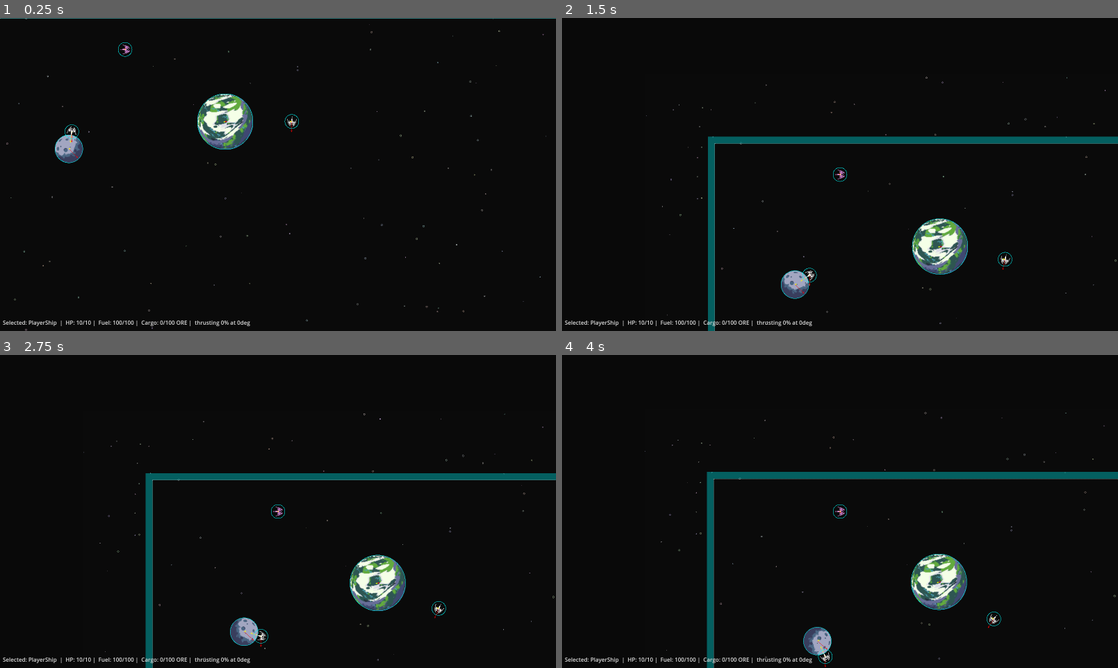
Above: before the commit, frames 1-4 (two rows, left to right).
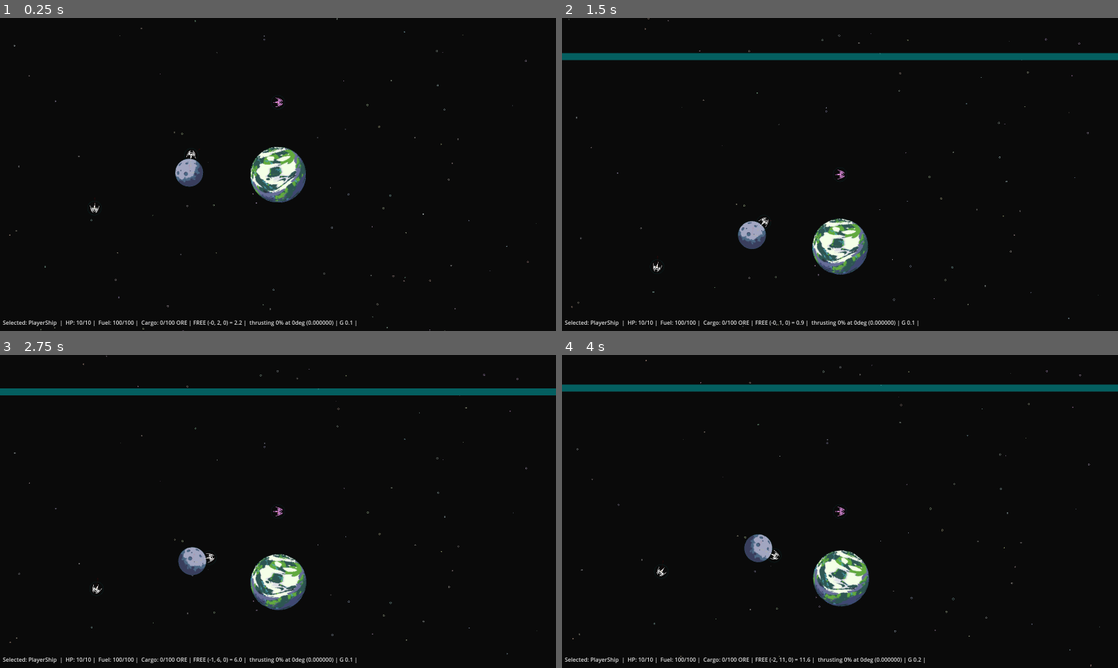
Above: after the commit, the same moments.

Repository: tdhsmith/flatstronauts
Game: Godot game, scene res://test_area.tscn
Two runs of this game, one before a commit and one after it. Both use one fixed random seed, a clock stepped at 60 frames per second and the inputs below.
Inputs (mouse positions are in pixels of both pictures, inside the frame that each line leads up to):
- Up to frame 1 (0.25 s): no input
- Up to frame 2 (1.5 s): move the mouse to (962, 158) at 0.52 s; hold D 0.53-1.25 s; hold Backspace (haltMovement) 0.53-1.25 s; tap 1 (cameraViewSelected) at 0.6 s; click (962, 158) at 0.67 s; drag from (728, 190) to (812, 237) at 1.27 s
- Up to frame 3 (2.75 s): move the mouse to (333, 442) at 2.02 s; hold D from 2.03 s (still down); hold Shift from 2.03 s (still down); tap 1 (cameraViewSelected) at 2.3 s
- Up to frame 4 (4 s): release D at 2.75 s; release Shift at 2.75 s; drag from (812, 574) to (673, 464) at 2.77 s; move the mouse to (1006, 558) at 3.52 s; hold Shift from 3.53 s (still down); tap 1 (cameraViewSelected) at 3.6 s

The runs differ from the first frame. In frame 1, 4.5% of the frame differs, in the area x 0-100%, y 0-100%; in frame 2, 9.2%; in frame 3, 8.8%; in frame 4, 9.2%.

Commit message:
Add basic collision framework

Diff:
--- /dev/null
+++ b/debris.gd
@@ -0,0 +1,40 @@
+@tool
+class_name Debris
+extends Body
+
+var pts: PackedVector2Array = []
+var base_color: Color = Color.WHEAT
+#var colors: PackedColorArray = []
+const CLOSE_LOOP: bool = true
+
+func _update_radius(r: float) -> void:
+	print("UPDATE R %f" % r)
+	#random_poly()
+	super._update_radius(r)
+
+func _ready() -> void:
+	random_poly()
+
+func random_poly():
+	pts = []
+	#colors = []
+	var count = randi_range(4,8)
+	for i in range(count):
+		var theta = randf_range(i*(2*PI/count), i*(2*PI/count + 1))
+		#var rad = randf_range(1, radius)
+		var vec = (Vector2.from_angle(theta) * radius)
+		pts.push_back(vec)
+		#colors.push_back(Color.WHITE)
+	if CLOSE_LOOP:
+		pts.push_back(pts[0])
+		#colors.push_back(colors[0])
+
+func apply_damage(_amt: float, _reason: String = "") -> void:
+	# no matter what, it just gets destroyed
+	explode()
+
+func _proces(_delta: float) -> void:
+	queue_redraw()
+
+func _draw() -> void:
+	draw_polyline(pts, base_color)
--- a/debug_visuals.gd
+++ b/debug_visuals.gd
@@ -17,6 +17,12 @@
 @export var playable_area: bool = true
 
 @export var body_radius: bool = true
+
+@export_range(0, 1) var opacity: float:
+	get():
+		return modulate.a
+	set(o):
+		modulate = Color(1, 1, 1, o)
 
 #@export_tool_button("Force Update") var update_fn = queue_redraw
 
@@ -40,7 +46,14 @@
 #func update_for_editor():
 	#queue_redraw()
 
+func _input(_event: InputEvent) -> void:
+	if Input.is_key_pressed(KEY_D):
+		print("toggling render")
+		rendering = !rendering
+
 func _draw() -> void:
+	if !rendering:
+		return
 	var physicsManager = PhysicsSimulator.find(self)
 	if physicsManager:
 		if physics_vectors || body_radius:
--- a/physics_body.gd
+++ b/physics_body.gd
@@ -55,8 +55,7 @@
 	return (s == PhysicsState.LANDED || s == PhysicsState.ATTACHED)
 static func state_has_collisions(s: PhysicsState) -> bool:
 	return s != PhysicsState.SCRIPTED
-static func body_exerts_gravity(b: Body) -> bool:
-	return Body.state_exerts_gravity(b.p_state)
+
 static func body_calculates_accel(b: Body) -> bool:
 	return Body.state_calculates_accel(b.p_state)
 static func body_moves_by_veloc(b: Body) -> bool:
@@ -65,25 +64,29 @@
 	return Body.state_requires_parent(b.p_state)
 static func body_has_collisions(b: Body) -> bool:
 	return Body.state_has_collisions(b.p_state)
+static func body_exerts_gravity(b: Body) -> bool:
+	return Body.state_exerts_gravity(b.p_state)
 
 # Whether child Sprite2D nodes are automatically rescaled to match this Body's
 # current radius
 @export var autoscale_sprites: bool = true
-@export_tool_button("Run Autoscale") var autoscaler_fn = update_child_sprites
+@export_tool_button("Run Autoscale") var autoscaler_fn = _update_child_sprites
 
 # The radius represents the bounding circle of an object, as well as the (half-)
 # side length of any auto-scaled sprites
 @export var radius: float = 20:
 	set(newRadius):
 		radius = newRadius
-		if autoscale_sprites:
-			update_child_sprites()
-		if collision is CircleShape2D:
-			_update_collision_circle()
+		_update_radius(newRadius)
 	get():
 		return radius
 
-func update_child_sprites() -> void:
+func _update_radius(_r: float) -> void:
+	if autoscale_sprites:
+		_update_child_sprites()
+	if collision is CircleShape2D:
+		_update_collision_circle()
+func _update_child_sprites() -> void:
 	for child in get_children():
 		if child is Sprite2D:
 			var targetScale = Vector2(2*radius, 2*radius) / child.texture.get_size()
@@ -95,13 +98,6 @@
 func _update_collision_circle() -> void:
 	(collision as CircleShape2D).radius = radius
 
-func apply_damage(_amt: float, _reason: String = "") -> void:
-	pass # children may use this
-
-func explode() -> void:
-	# TODO create bits
-	destroyed = true
-
 # A user-facing name for this body
 @export var label: String = "":
 	get():
@@ -109,29 +105,40 @@
 			return name
 		else:
 			return label
+
+
 # The current state of the body, see PhysicsState for details
 @export var p_state: PhysicsState = PhysicsState.FREE
-
-
-var destroyed: bool = false
-
 # helper to get the enum key for the current state, useful for debug output
 func get_state_label() -> String:
 	return PhysicsState.find_key(p_state)
-
-# The maximum tier of bodies that this Body can exert influence on
+# whether this object will still rotate while FIXED or SCRIPTED, useful
+# for the "anchor planet/star" in a system
+@export var allow_rotation_during_nonmove_state: bool = false
+
+# The maximum tier of bodies that this Body can exert influence on, IFF the
+# simulator's use_tiered_physics setting is on.
 @export var massTier: MassTier = MassTier.JUNK
 # The Body's mass, which scales all forces upon it
 @export_range(0, 10000, 1, "exp", "or_greater") var mass: float = 1
 # The Body's directional speed, where z is the rotation
 @export var velocity: Vector3 = Vector3.ZERO
-
+# The shape of this body's collisions. NOTE we are currently running collisions
+# ourselves since we eschewed too much of the physics engine to make RigidBody
+# etc work. We might want to go back though, we'll see.
 @export var collision: Shape2D = CircleShape2D.new()
 
 @export_group("Attachement & Orbits")
+# When this body is in an ATTACHED or LANDED state, this is a reference to the
+# body that it is attached *to* or landed *on*
 @export var parent_body: Body = null
+# When this body is in a STABLE_ORBIT, these numbers define "which" orbit and
+# position within it, which are then used to simulate its motion
 @export var stable_orbit_number: int = -1
 @export var stable_orbit_phase: float = 0
+
+func get_surface_accel_for (g: float) -> float:
+	return (g * mass) / (radius * radius)
 
 # The current gravity felt by this Body, with z being rotation (unused)
 var f_gravity: Vector3 = Vector3.ZERO
@@ -144,10 +151,24 @@
 	get():
 		return f_gravity + f_other + f_own
 
+var last_global_position: Vector2 = global_position
+
+# whether this body has been flagged for deletion
+var destroyed: bool = false
+
+func _ready() -> void:
+	add_to_group("bodies")
+
+func apply_damage(_amt: float, _reason: String = "") -> void:
+	pass # children may use this
+
+func explode() -> void:
+	print("exploding %s when |%v| = %.1f" % [label, velocity, velocity.length()])
+	destroyed = true
+
 # Helper function to recursively find all Bodies within this part of the node
 # ALERT this code has a double-counting bug in it, so I switched to a diff
 # implementation until it was needed (the root can use simpler code anyway)
-
 #static func get_child_bodies(base: Node, acc: Array[Body] = []) -> Array[Body]:
 	#var children: Array[Body] = [];
 	#for child in base.get_children():
@@ -171,9 +192,17 @@
 	if Body.state_calculates_accel(p_state):
 		#print("apply accel to %s in state %s" % [label, get_state_label()])
 		velocity += totalAccel
+	else:
+		var velocity_from_step = (global_position - last_global_position) / delta
+		velocity.x = velocity_from_step.x
+		velocity.y = velocity_from_step.y
+	last_global_position = global_position
 
 	if Body.state_moves_by_veloc(p_state):
 		# add velocity vector to position
 		position.x += velocity[0] * delta
 		position.y += velocity[1] * delta
 		rotation += (velocity[2] / 360)
+	else:
+		if allow_rotation_during_nonmove_state:
+			rotation += (velocity[2] / 360)
--- a/physics_simulator.gd
+++ b/physics_simulator.gd
@@ -83,25 +83,78 @@
 	# finally, run the shape collision detector
 	return a.collision.collide(a.global_transform, b.collision, b.global_transform)
 
-const LANDING_SPEED_MAX: float = 20
+func is_separating(a: Body, b: Body) -> bool:
+	if Body.body_requires_parent(a) && a.parent_body == b:
+		var a_accel_normal = v32(a.f_total).project(a.global_position - b.global_position) / a.mass
+		if a_accel_normal.length() > b.get_surface_accel_for(gravitational_constant):
+			return true
+	elif Body.body_requires_parent(b) && b.parent_body == a:
+		var b_accel_normal = v32(b.f_total).project(b.global_position - a.global_position) / b.mass
+		if b_accel_normal.length() > a.get_surface_accel_for(gravitational_constant):
+			return true
+	return false
+
+const LANDING_SPEED_MAX: float = 40
 func get_landing_speed_damage(speed: float) -> float:
 	if speed > LANDING_SPEED_MAX:
 		return speed - LANDING_SPEED_MAX
 	return 0
 
 func _handle_collision(a: Body, b: Body) -> void:
-	var relative_velocity = a.velocity - b.velocity
+	var bigger: Body
+	var smaller: Body
+	if a.massTier == b.massTier:
+		return
+	if a.massTier > b.massTier:
+		bigger = a
+		smaller = b
+	else:
+		bigger = b
+		smaller = a
+	var relative_velocity = v32(a.velocity - b.velocity)
+	var lift_angle = relative_velocity.angle_to(smaller.global_position - bigger.global_position)
 	var speed = relative_velocity.length()
+	print("collision had %.2f speed (%.2fr %.0fdeg)" % [speed,lift_angle, posmod(lift_angle * 180/PI, 360)])
+	if lift_angle < PI / 2 && lift_angle > -PI / 2:
+		#breakpoint
+		return
 	var collision_damage = get_landing_speed_damage(speed)
 	a.apply_damage(collision_damage)
 	b.apply_damage(collision_damage)
-
+	if a.massTier != b.massTier && speed < LANDING_SPEED_MAX:
+		if smaller.p_state == Body.PhysicsState.FREE:
+			_attach_to(smaller, bigger, Body.PhysicsState.LANDED)
+
+func _attach_to (child: Body, parent: Body, state: Body.PhysicsState) -> void:
+	child.p_state = state
+	child.parent_body = parent
+	var unrotated_pos = child.global_position - parent.global_position
+	child.position = unrotated_pos.rotated(-parent.global_rotation)
+	child.rotation = child.global_rotation - parent.global_rotation
+	child.get_parent().remove_child(child)
+	parent.add_child(child)
+
+func _detach (b1: Body, b2: Body, state: Body.PhysicsState) -> void:
+	var child = b1 if b1.parent_body == b2 else b2
+	var parent = b2 if b1.parent_body == b2 else b1
+	assert(Body.body_requires_parent(child))
+	assert(child.parent_body == parent)
+	child.p_state = state
+	child.parent_body = null
+	child.position = child.global_position
+	child.rotation = child.global_rotation
+	child.get_parent().remove_child(child)
+	container.add_child(child)
+
+static func _notnull (x: Variant) -> bool:
+	return x != null
 
 func _destroy_from_queue() -> void:
-	for i in range(bodies.size() - 1):
-		if bodies[i].destroyed:
-			bodies.remove_at(i)
+	for i in range(bodies.size()):
+		if !bodies[i] or bodies[i].destroyed:
 			bodies[i].queue_free()
+			bodies[i] = null
+	bodies = bodies.filter(PhysicsSimulator._notnull)
 
 func _physics_process(_delta: float) -> void:
 	# note that forces should not take delta into account, since they will be
@@ -126,6 +179,8 @@
 			var b2 = bodies[j]
 			if has_relevant_collision(b1, b2):
 				_handle_collision(b1, b2)
+			elif is_separating(b1, b2):
+				_detach(b1, b2, Body.PhysicsState.FREE)
 
 	# determine gravity between every pair of bodies
 	for i in range(bodies.size()):
@@ -149,6 +204,8 @@
 					apply_grav(b1, f, dir)
 					#print("%s exerting %2f N on %s (unilateral)" % [b2.name, f, b1.name])
 				else:
+					if b1.massTier == Body.MassTier.JUNK:
+						continue # don't gravitate junk to itself
 					#print("%s+%s exerting %2f N on each other at %2f ratio" % [b1.name, b2.name, f, same_tier_effect])
 					f *= same_tier_effect
 					apply_grav(b1, f, dir)
--- a/project.godot
+++ b/project.godot
@@ -26,9 +26,14 @@
 
 [editor]
 
-movie_writer/movie_file="E:/Godot/PROJECTS/export_0005.avi"
+movie_writer/movie_file="E:/Godot/PROJECTS/export_0006.avi"
 version_control/plugin_name="GitPlugin"
 version_control/autoload_on_startup=true
+
+[global_group]
+
+bodies=""
+ships=""
 
 [input]
 
--- a/selected_data_label.gd
+++ b/selected_data_label.gd
@@ -3,18 +3,26 @@
 extends Label
 
 const NONE_SELECTED_MSG: String = "Selected: NO SHIP"
+const PREFER_SHOW_PARENT_LINK: bool = false
+
+func move_state(s: Ship) -> String:
+	if PREFER_SHOW_PARENT_LINK && (Body.body_requires_parent(s)):
+		return "%s to %s" % [s.get_state_label(), s.parent_body.label]
+	return "%s %.0v = %.1f" % [s.get_state_label(), s.velocity, s.velocity.length()]
 
 func thrust_descriptor(s: Ship) -> String:
 	var angle = Vector2(s.f_own.x, s.f_own.y).angle()
 	if s.thrust_ratio == 0:
 		angle = s.rotation
-	return " thrusting %.0f%% at %.0fdeg" % [
+	return " thrusting %.0f%% at %.0fdeg (%1f) | G %.1f |" % [
 		s.thrust_ratio * 100,
-		angle * 180 / PI
+		angle * 180 / PI,
+		s.f_own.length(),
+		s.f_gravity.length()
 	]
 
 func build_text(s: Ship) -> String:
-	return "Selected: %s  |  HP: %.0f/%.0f |  Fuel: %.0f/%.0f |  Cargo: %.0f/%.0f %s | %s" % [
+	return "Selected: %s  |  HP: %.0f/%.0f |  Fuel: %.0f/%.0f |  Cargo: %.0f/%.0f %s | %s | %s" % [
 		s.label,
 		s.current_health,
 		s.max_health,
@@ -23,6 +31,7 @@
 		s.cargo.amount,
 		s.cargo.capacity,
 		s.cargo.cTypeLabel,
+		move_state(s),
 		thrust_descriptor(s)
 	]
 
--- a/ship.gd
+++ b/ship.gd
@@ -35,27 +35,44 @@
 		current_fuel = max_fuel
 	fuel = Cargo.new(Cargo.CargoType.FUEL, max_fuel, current_fuel)
 
+func _ready() -> void:
+	add_to_group("ships")
+
 var thrust_ratio: float = 0 # 0.0 to 1.0
 var angular_thrust_ratio: float = 0  # -1.0 to 1.0
 
 func apply_damage(amt: float, reason: String = "") -> void:
-	print("ship %s took %.0f damage from %s", [label, amt, reason])
+	print("ship %s took %.0f damage from %s" % [label, amt, reason])
 	if current_health > amt:
 		current_health -= amt
 	else:
 		explode()
 
+func explode() -> void:
+	const EXPLOSIVENESS = 1.5
+	var psn = PhysicsSimulator.find(self)
+	for i in range(randi_range(4,7)):
+		var d = Debris.new()
+		d.radius = randi_range(2,8)
+		var velo = Vector2(randf_range(-radius, radius), randf_range(-radius, radius))
+		d.velocity = Vector3(velo.x, velo.y, randf_range(-0.1, 0.1)) * EXPLOSIVENESS
+		d.position = global_position + velo
+		# TODO okay Body spawning needs to be standardized or this will be a mess
+		psn.container.add_child(d)
+		psn.bodies.push_back(d)
+	super.explode()
+
 func get_thrust_vector () -> Vector3:
 	thrust_ratio = clampf(thrust_ratio, 0.0, 1.0)
 	angular_thrust_ratio = clampf(angular_thrust_ratio, -1.0, 1.0)
 	return Vector3(
-		cos(rotation) * thrust_ratio * MAX_THRUST,
-		sin(rotation) * thrust_ratio * MAX_THRUST,
+		cos(global_rotation) * thrust_ratio * MAX_THRUST,
+		sin(global_rotation) * thrust_ratio * MAX_THRUST,
 		angular_thrust_ratio * (MAX_THRUST / ANGULAR_THRUST_SCALE)
 	)
 
 static func find_selected (ps: PhysicsSimulator) -> Ship:
-	var ships = ps.bodies.filter(func (b: Body): return b is Ship and (b as Ship).selected)
+	var ships = ps.bodies.filter(func (b: Body): return b and (b is Ship) and (b as Ship).selected)
 	if (ships.size() > 0):
 		return ships[0] as Ship
 	return null
@@ -76,6 +93,7 @@
 			if Input.is_key_pressed(KEY_SHIFT):
 				position = initial_position
 				rotation = initial_rotation
+				p_state = Body.PhysicsState.FREE
 			return
 
 		if Input.is_action_pressed("thrustForward"):
--- a/test_area.tscn
+++ b/test_area.tscn
@@ -12,6 +12,16 @@
 [ext_resource type="Script" uid="uid://byjho4m6l2ik5" path="res://simple_draggable_camera.gd" id="10_616xp"]
 [ext_resource type="Script" uid="uid://bswjsmnxw5i3o" path="res://selected_data_label.gd" id="11_0gmoi"]
 
+[sub_resource type="CircleShape2D" id="CircleShape2D_4qb3o"]
+radius = 80.0
+
+[sub_resource type="CircleShape2D" id="CircleShape2D_1ro0w"]
+radius = 40.0
+
+[sub_resource type="CircleShape2D" id="CircleShape2D_vj3ng"]
+
+[sub_resource type="CircleShape2D" id="CircleShape2D_ugoup"]
+
 [sub_resource type="ParticleProcessMaterial" id="ParticleProcessMaterial_ho7wi"]
 particle_flag_disable_z = true
 angular_velocity_min = 84.709984
@@ -20,6 +30,8 @@
 scale_min = 2.0
 scale_max = 4.0
 color = Color(1, 0.12941177, 1, 1)
+
+[sub_resource type="CircleShape2D" id="CircleShape2D_4mqhy"]
 
 [sub_resource type="LabelSettings" id="LabelSettings_pc61c"]
 font_color = Color(0.86898494, 0.8689849, 0.8689849, 1)
@@ -42,14 +54,16 @@
 
 [node name="TestPlanet" type="Node2D" parent="."]
 z_index = 1
-position = Vector2(648, 296)
+position = Vector2(896, 536)
 script = ExtResource("3_vj3ng")
 radius = 80.0
 label = "TestPlanet"
 p_state = 4
+allow_rotation_during_nonmove_state = true
 massTier = 3
 mass = 25.0
 velocity = Vector3(5, 0, 1)
+collision = SubResource("CircleShape2D_4qb3o")
 
 [node name="Sprite2D" type="Sprite2D" parent="TestPlanet"]
 z_as_relative = false
@@ -58,13 +72,14 @@
 
 [node name="TestMoon" type="Node2D" parent="."]
 z_index = 1
-position = Vector2(192, 368)
+position = Vector2(640, 536)
 script = ExtResource("3_vj3ng")
 radius = 40.0
 label = "TestMoon"
 massTier = 3
 mass = 10.0
-velocity = Vector3(25, 25, 4)
+velocity = Vector3(0, -22, 3)
+collision = SubResource("CircleShape2D_1ro0w")
 
 [node name="NonplayerShip2" type="Node2D" parent="TestMoon" node_paths=PackedStringArray("parent_body")]
 position = Vector2(0, -50)
@@ -73,9 +88,13 @@
 selected = false
 label = "NonplayerShip"
 p_state = 1
+massTier = 1
 mass = 2.0
 velocity = Vector3(0, 30, 1)
+collision = SubResource("CircleShape2D_vj3ng")
 parent_body = NodePath("..")
+stable_orbit_number = 0
+stable_orbit_phase = Vector3(0, 0, 0)
 
 [node name="Sprite2D" type="Sprite2D" parent="TestMoon/NonplayerShip2"]
 rotation = 1.5707964
@@ -88,12 +107,16 @@
 texture = ExtResource("5_4mqhy")
 
 [node name="PlayerShip" type="Node2D" parent="."]
-position = Vector2(360, 88)
+position = Vector2(896, 328)
 script = ExtResource("6_rgdj5")
 max_fuel = 50.0
 label = "PlayerShip"
+massTier = 1
 mass = 2.0
 velocity = Vector3(0, 1.28, 0)
+collision = SubResource("CircleShape2D_ugoup")
+stable_orbit_number = 0
+stable_orbit_phase = Vector3(0, 0, 0)
 
 [node name="Thrusters" type="GPUParticles2D" parent="PlayerShip"]
 scale = Vector2(0.99999994, 0.99999994)
@@ -110,13 +133,17 @@
 texture = ExtResource("8_sgixy")
 
 [node name="NonplayerShip" type="Node2D" parent="."]
-position = Vector2(840, 287.99997)
+position = Vector2(368, 640)
 rotation = 1.5707964
 script = ExtResource("6_rgdj5")
 selected = false
 label = "NonplayerShip"
+massTier = 1
 mass = 2.0
-velocity = Vector3(0, 30, 1)
+velocity = Vector3(0, -30, 1)
+collision = SubResource("CircleShape2D_4mqhy")
+stable_orbit_number = 0
+stable_orbit_phase = Vector3(0, 0, 0)
 
 [node name="Sprite2D" type="Sprite2D" parent="NonplayerShip"]
 rotation = 1.5707964
@@ -125,11 +152,16 @@
 
 [node name="DebugDrawings" type="Node2D" parent="."]
 unique_name_in_owner = true
+modulate = Color(1, 1, 1, 0.25882354)
 script = ExtResource("9_3ouot")
+rendering = true
+opacity = 0.1
 
-[node name="Camera2D" type="Camera2D" parent="."]
+[node name="Camera2D" type="Camera2D" parent="." node_paths=PackedStringArray("follow_target")]
 position = Vector2(800, 448)
 script = ExtResource("10_616xp")
+follow_mode = true
+follow_target = NodePath("../TestPlanet")
 
 [node name="UI" type="CanvasLayer" parent="."]
 
Not shown, added: debris.gd.uid
Not shown: 1 places in test_area.tscn that only renumber resources
